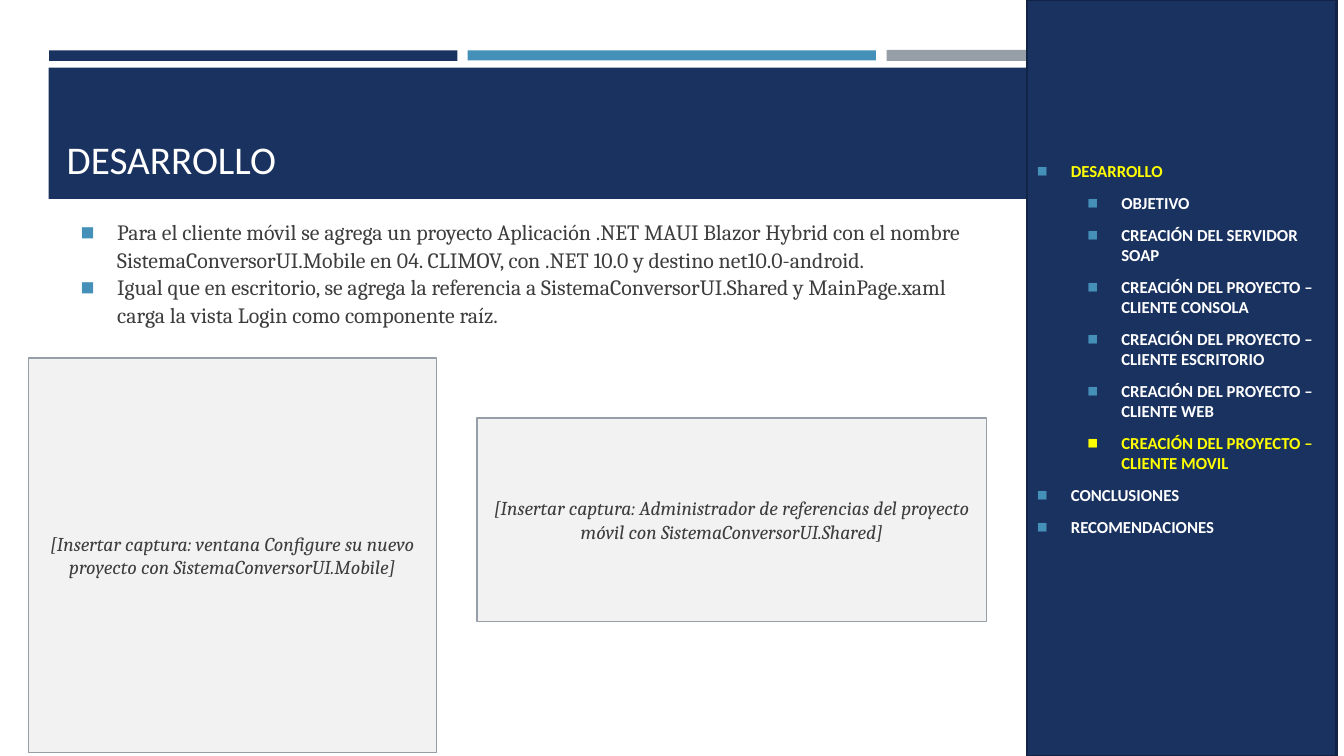
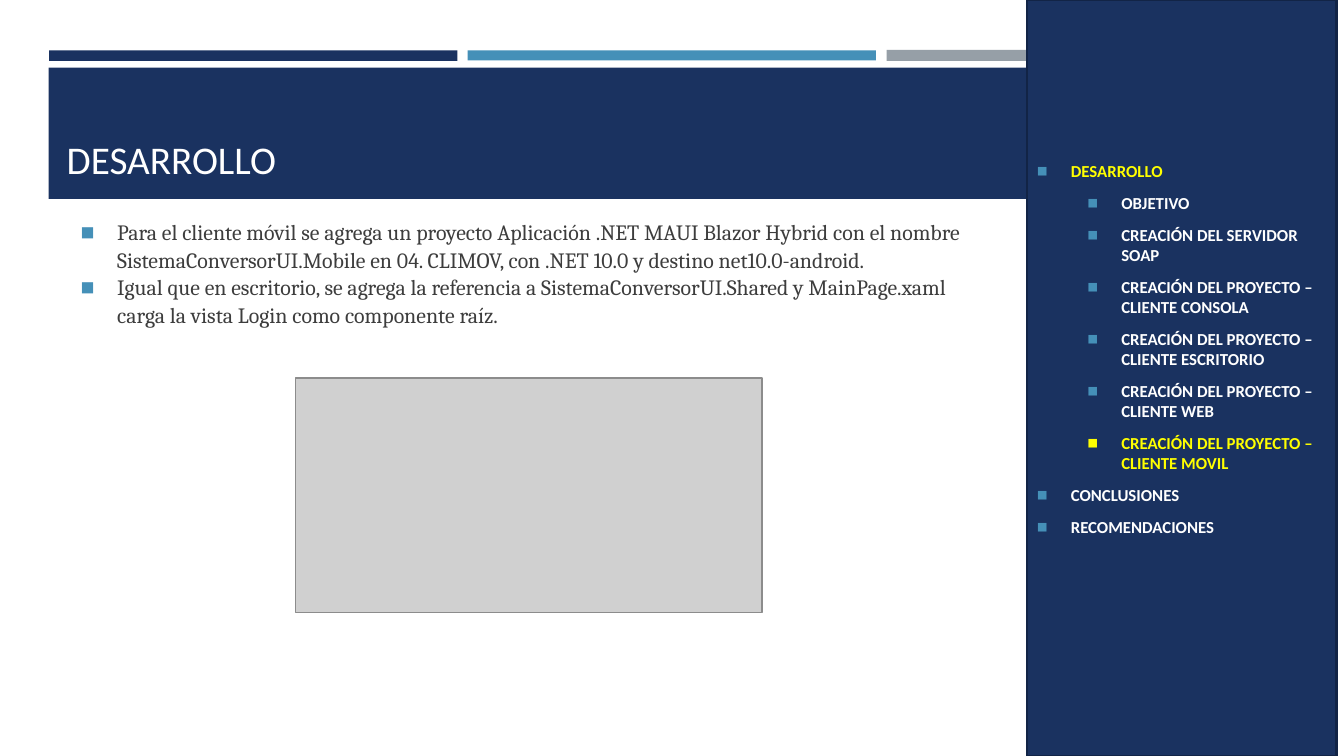
Before and after one commit to Teo344/Arquitectura_GRUPO03, a slide deck: slide 42 of TI.1.2. PAO202651_SOAP_DOTNET_SINBDD_NRC36884_GR03/05. DOCUMENTACION/PRESENTACION TI.1.2. SOAP sin BDD en DOTNET GR03.pptx. Drawn at 1344x756 pixels with LibreOffice and Linux fonts; fonts in the diff are those of the drawing; grey boxes stand for pictures. Boxes give left, top, right and bottom in pixels: in the first picture for what was removed or moved away, otherwise in the second. Text is boxed around its words. In the diff, an @@ line names an element or a change of style, - is before the commit and + after.

```diff
--- a/TI.1.2. PAO202651_SOAP_DOTNET_SINBDD_NRC36884_GR03/05. DOCUMENTACION/PRESENTACION TI.1.2. SOAP sin BDD en DOTNET GR03.pptx
+++ b/TI.1.2. PAO202651_SOAP_DOTNET_SINBDD_NRC36884_GR03/05. DOCUMENTACION/PRESENTACION TI.1.2. SOAP sin BDD en DOTNET GR03.pptx
@@ rectangle removed at box(28, 358, 437, 753) @@
-[Insertar captura: ventana Configure su nuevo proyecto con SistemaConversorUI.Mobile]
@@ picture added at box(295, 378, 762, 613) @@
@@ rectangle removed at box(477, 418, 987, 622) @@
-[Insertar captura: Administrador de referencias del proyecto móvil con SistemaConversorUI.Shared]
```
Also in this commit, not shown: 29 other slides changed, 2 slides removed, 1 other file.
